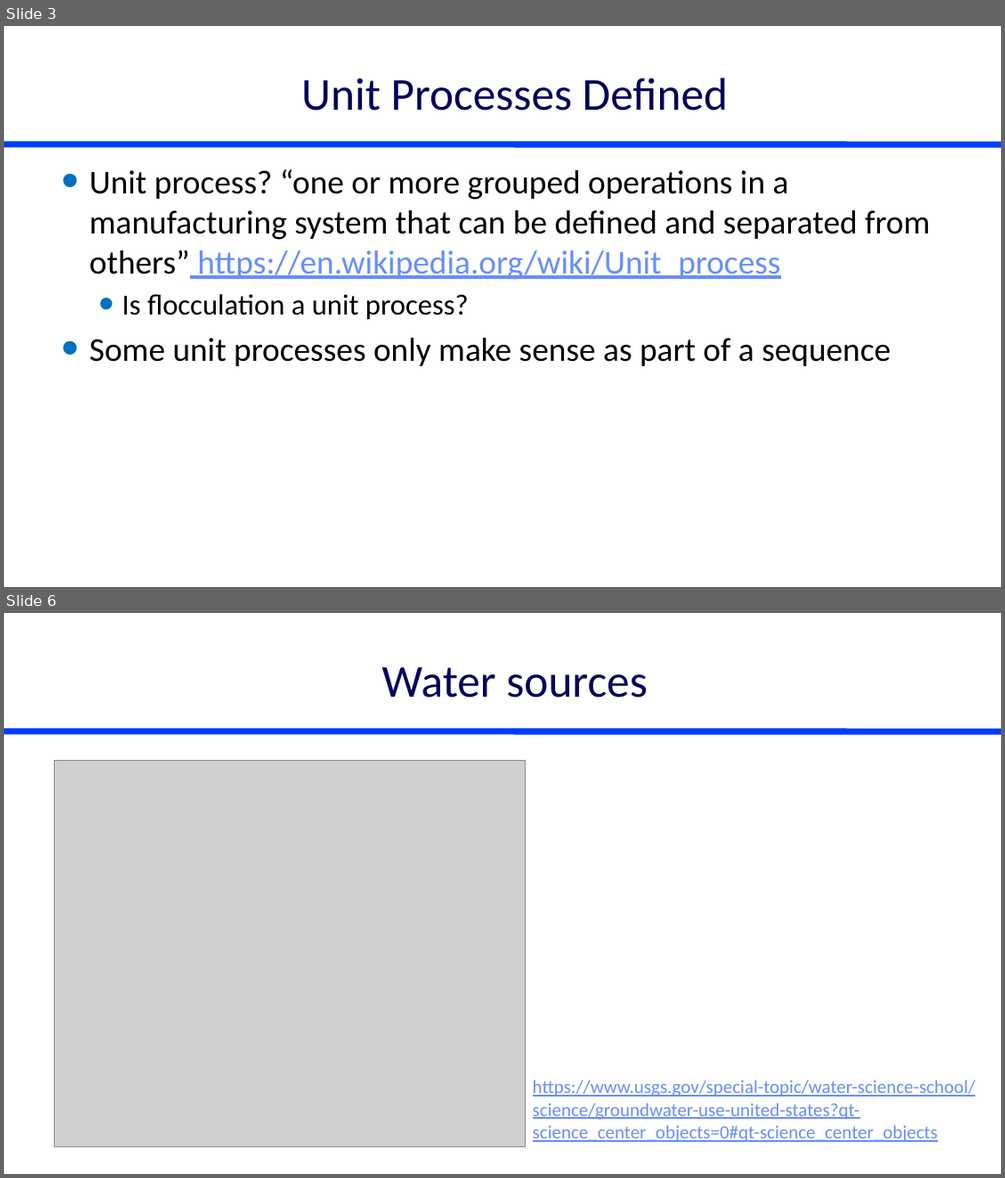
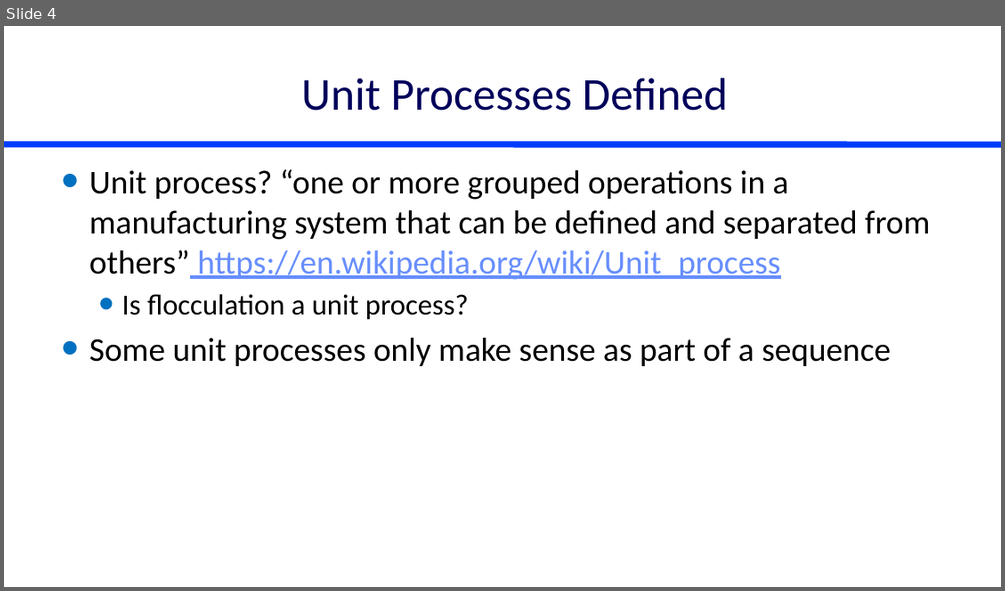
Before and after one commit to monroews/CEE4590, a slide deck: Lectures/Unit Process Selection.pptx. Shown one above the other, each under a label of ours: slides 3 and 6 before the commit, slide 4 after it; the slides between them are not shown. The pictures are 1005x1178 and 1005x591 pixels, drawn with LibreOffice and Linux fonts; fonts in the diff are those of the drawing; grey boxes stand for pictures. Boxes give left, top, right and bottom in pixels: in the first picture for what was removed or moved away, otherwise in the second. Text is boxed around its words. In the diff, an @@ line names an element or a change of style, - is before the commit and + after.

```diff
--- a/Lectures/Unit Process Selection.pptx
+++ b/Lectures/Unit Process Selection.pptx
@@ slide 6 removed at (4,613,1001,1174), background #FFFFFF; not listed: 1 template element that a slide beside it also shows @@
@@ title removed at (382,667,647,698) @@
-Water sources
@@ picture removed at (54,761,526,1147) @@
@@ text removed at (533,1079,975,1142) @@
-https://www.usgs.gov/special-topic/water-science-school/science/groundwater-use-united-states?qt-science_center_objects=0#qt-science_center_objects
@@ what was slide 3 is now slide 4 @@
```
Also in this commit, not shown: 3 slides changed, 1 slide added, 4 other slides removed, 3 other files.
